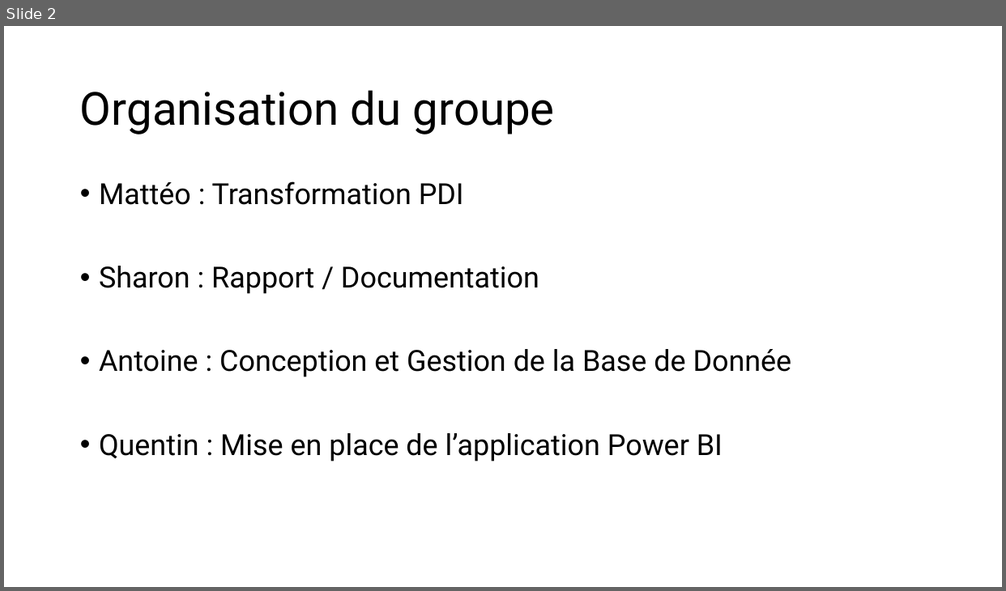
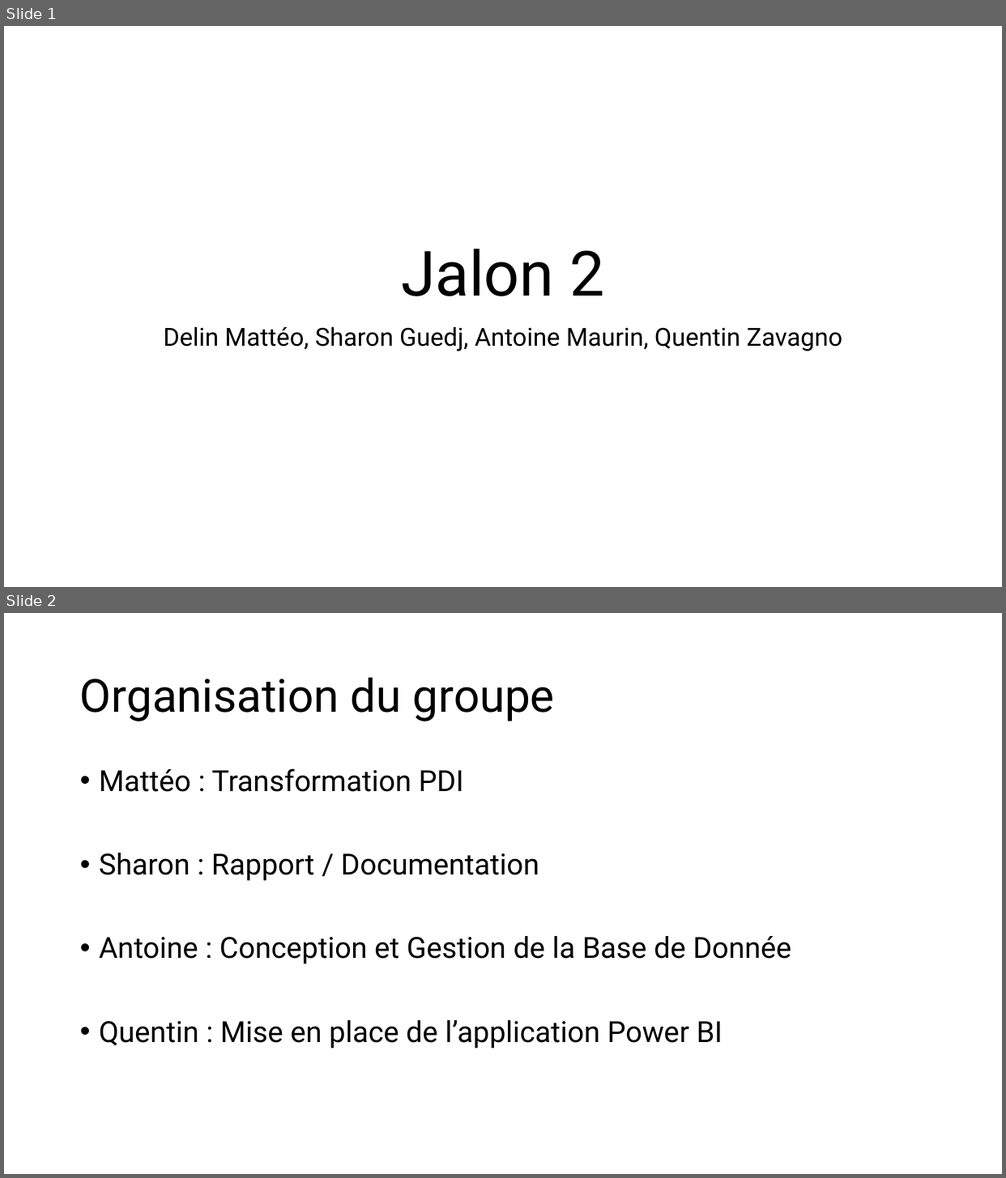
Before and after one commit to MatteoDelin/Developpement-composant-solution-decisionnelle, a slide deck: Jalon 2.pptx. Shown one above the other, each under a label of ours: slide 2 before the commit, slides 1 and 2 after it. The pictures are 1006x591 and 1006x1178 pixels, drawn with LibreOffice and Linux fonts; fonts in the diff are those of the drawing. Boxes give left, top, right and bottom in pixels: in the first picture for what was removed or moved away, otherwise in the second. Text is boxed around its words. In the diff, an @@ line names an element or a change of style, - is before the commit and + after.

Commit message:
/add documetation fichier Data + update Jalon2

```diff
--- a/Jalon 2.pptx
+++ b/Jalon 2.pptx
@@ slide 1 added at box(4, 26, 1002, 587), background #FFFFFF @@
@@ title added at box(401, 249, 604, 297), 60 pt, text #000000 @@
+Jalon 2
@@ subtitle added at box(164, 327, 842, 352), 24 pt, text #000000 @@
+Delin Mattéo, Sharon Guedj, Antoine Maurin, Quentin Zavagno
```
Also in this commit, not shown: 5 other slides added, 2 slides removed, 1 other file.
